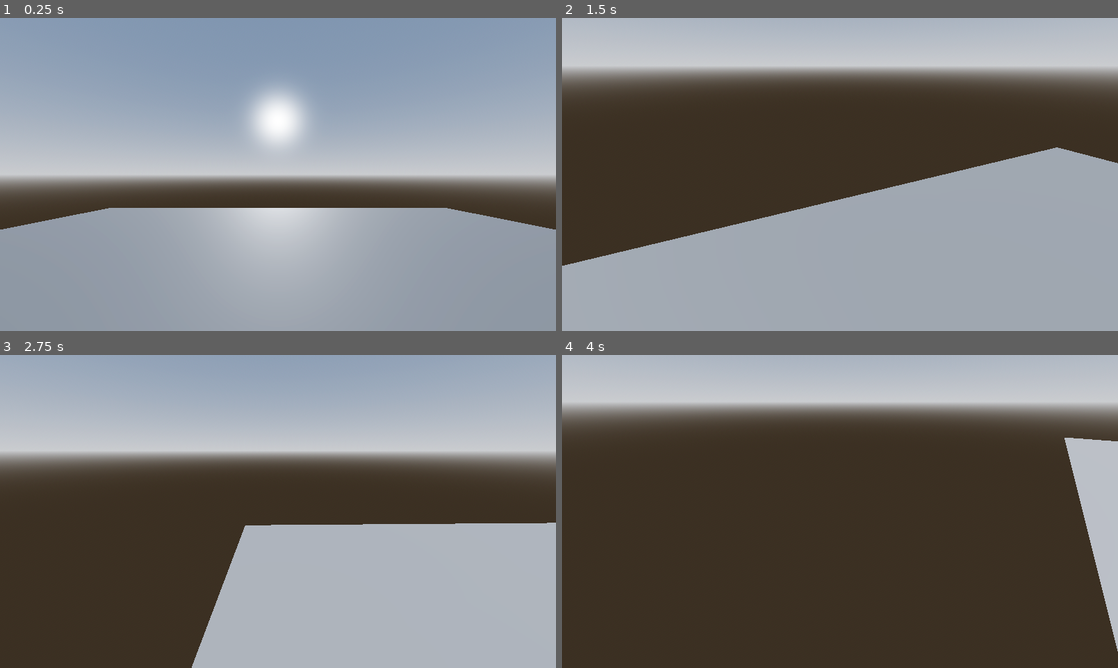
Above: before the commit, frames 1-4 (two rows, left to right).
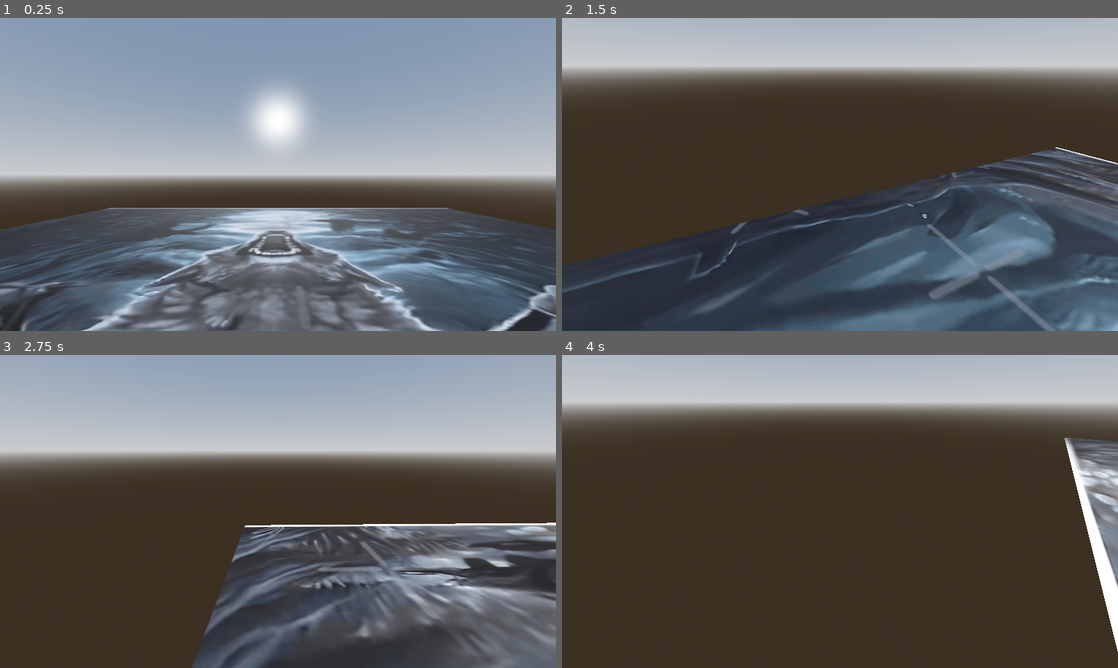
Above: after the commit, the same moments.

Repository: Octoan1/Respawn-Game-Jam-2025
Game: Godot game, scene res://scenes/main.tscn
Same seed, same stepped clock (60 frames per second), same inputs: the game is played once before the commit and once after it.
Inputs (mouse positions are in pixels of both pictures, inside the frame that each line leads up to):
- Up to frame 1 (0.25 s): no input
- Up to frame 2 (1.5 s): move the mouse to (962, 158) at 0.52 s; hold D (move_right) 0.53-1.28 s; click (962, 158) at 0.67 s; tap Space (jump) at 0.77 s; move the mouse to (812, 174) at 1.27 s; hold W (move_forward) from 1.28 s (still down)
- Up to frame 3 (2.75 s): keep holding W (move_forward); tap Space (jump) at 1.52 s; move the mouse to (289, 505) at 2.02 s
- Up to frame 4 (4 s): keep holding W (move_forward); move the mouse to (834, 517) at 2.77 s; tap Space (jump) at 3.02, 3.77 s; move the mouse to (878, 514) at 3.52 s

The runs differ from the first frame. In frame 1, 35% of the frame differs, in the area x 0-100%, y 60-100%; in frame 2, 41%, in the area x 0-100%, y 41-100%; in frame 3, 27%; in frame 4, 2.9%.

Commit message:
main is good 🤞

Diff:
--- a/scenes/main.tscn
+++ b/scenes/main.tscn
@@ -1,7 +1,9 @@
-[gd_scene load_steps=9 format=3 uid="uid://b8k07vwbcoo4v"]
+[gd_scene load_steps=13 format=3 uid="uid://b8k07vwbcoo4v"]
 
+[ext_resource type="Texture2D" uid="uid://qd3hwn6pphqa" path="res://assets/real icon.png" id="1_jyhfs"]
 [ext_resource type="PackedScene" uid="uid://blehgd713ihr" path="res://scenes/player/player.tscn" id="1_o5qli"]
 [ext_resource type="Script" uid="uid://rp88fv7e3vcy" path="res://scripts/directional_light_3d.gd" id="2_0wfyh"]
+[ext_resource type="ArrayMesh" uid="uid://ys7fals88ttl" path="res://assets/models/Obelisk.obj" id="2_sugp2"]
 
 [sub_resource type="ProceduralSkyMaterial" id="ProceduralSkyMaterial_o5qli"]
 sky_horizon_color = Color(0.66224277, 0.6717428, 0.6867428, 1)
@@ -18,17 +20,25 @@
 
 [sub_resource type="WorldBoundaryShape3D" id="WorldBoundaryShape3D_sgp6g"]
 
+[sub_resource type="StandardMaterial3D" id="StandardMaterial3D_tbgi4"]
+albedo_texture = ExtResource("1_jyhfs")
+
 [sub_resource type="PlaneMesh" id="PlaneMesh_o5qli"]
 
 [sub_resource type="BoxShape3D" id="BoxShape3D_0wfyh"]
 size = Vector3(2.0081787, 5.2540283, 1.890564)
 
+[sub_resource type="StandardMaterial3D" id="StandardMaterial3D_jyhfs"]
+albedo_color = Color(1, 0, 1, 1)
+metallic = 1.0
+metallic_specular = 0.4
+
 [node name="Main" type="Node3D"]
 
-[node name="DirectionalLight3D" type="DirectionalLight3D" parent="."]
-transform = Transform3D(-0.8660254, -0.43301278, 0.25, 0, 0.49999997, 0.86602545, -0.50000006, 0.75, -0.43301266, 0, 0, 0)
-visible = false
-shadow_enabled = true
+[node name="Sun" type="DirectionalLight3D" parent="."]
+transform = Transform3D(1, 0, 0, 0, -0.9774491, 0.21117117, 0, -0.21117117, -0.9774491, 0.68523884, 2.824976, -10.557611)
+script = ExtResource("2_0wfyh")
+sun_speed = 10
 
 [node name="WorldEnvironment" type="WorldEnvironment" parent="."]
 environment = SubResource("Environment_sugp2")
@@ -42,9 +52,8 @@
 
 [node name="MeshInstance3D" type="MeshInstance3D" parent="Floor"]
 transform = Transform3D(7.5475836, 0, 0, 0, 1.0262191, 0, 0, 0, 9.095223, 0, 0, 0)
+material_override = SubResource("StandardMaterial3D_tbgi4")
 mesh = SubResource("PlaneMesh_o5qli")
-
-[node name="Player" parent="." instance=ExtResource("1_o5qli")]
 
 [node name="StaticBody3D" type="StaticBody3D" parent="."]
 transform = Transform3D(1, 0, 0, 0, 1, 0, 0, 0, 1, -4.6626887, 0, 2.2867012)
@@ -55,8 +64,8 @@
 shape = SubResource("BoxShape3D_0wfyh")
 
 [node name="MeshInstance3D" type="MeshInstance3D" parent="StaticBody3D"]
+material_override = SubResource("StandardMaterial3D_jyhfs")
+mesh = ExtResource("2_sugp2")
 
-[node name="DirectionalLight3D2" type="DirectionalLight3D" parent="."]
-transform = Transform3D(1, 0, 0, 0, -0.9774491, 0.21117117, 0, -0.21117117, -0.9774491, 0.68523884, 2.824976, -10.557611)
-script = ExtResource("2_0wfyh")
-sun_speed = 10
+[node name="Player" parent="." instance=ExtResource("1_o5qli")]
+transform = Transform3D(1, 0, 0, 0, 1, 0, 0, 0, 1, 0, 0.9821639, 0)
Renamed: real icon.png -> assets/real icon.png
Not shown, changed: assets/real icon.png.import
